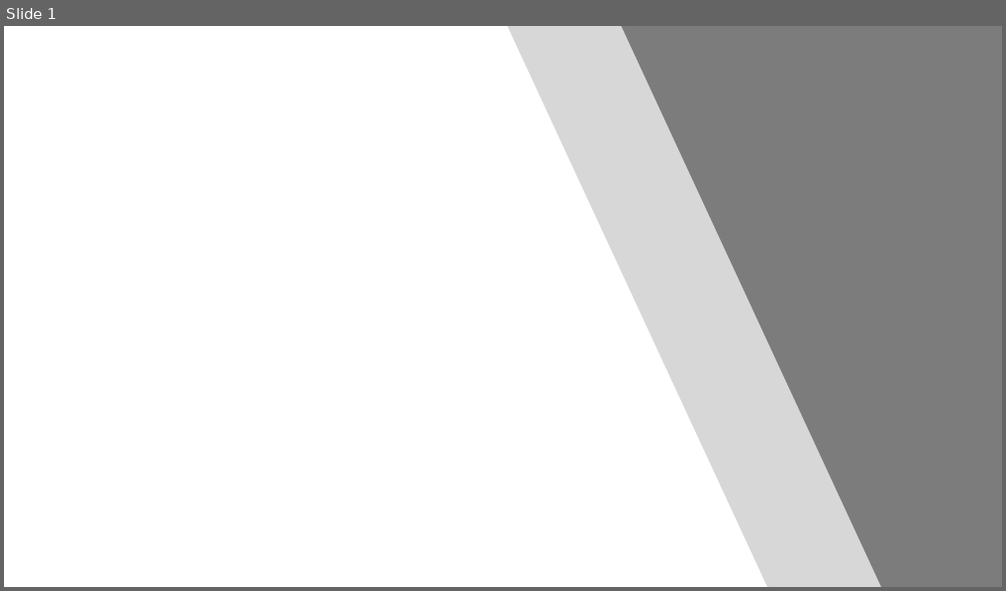
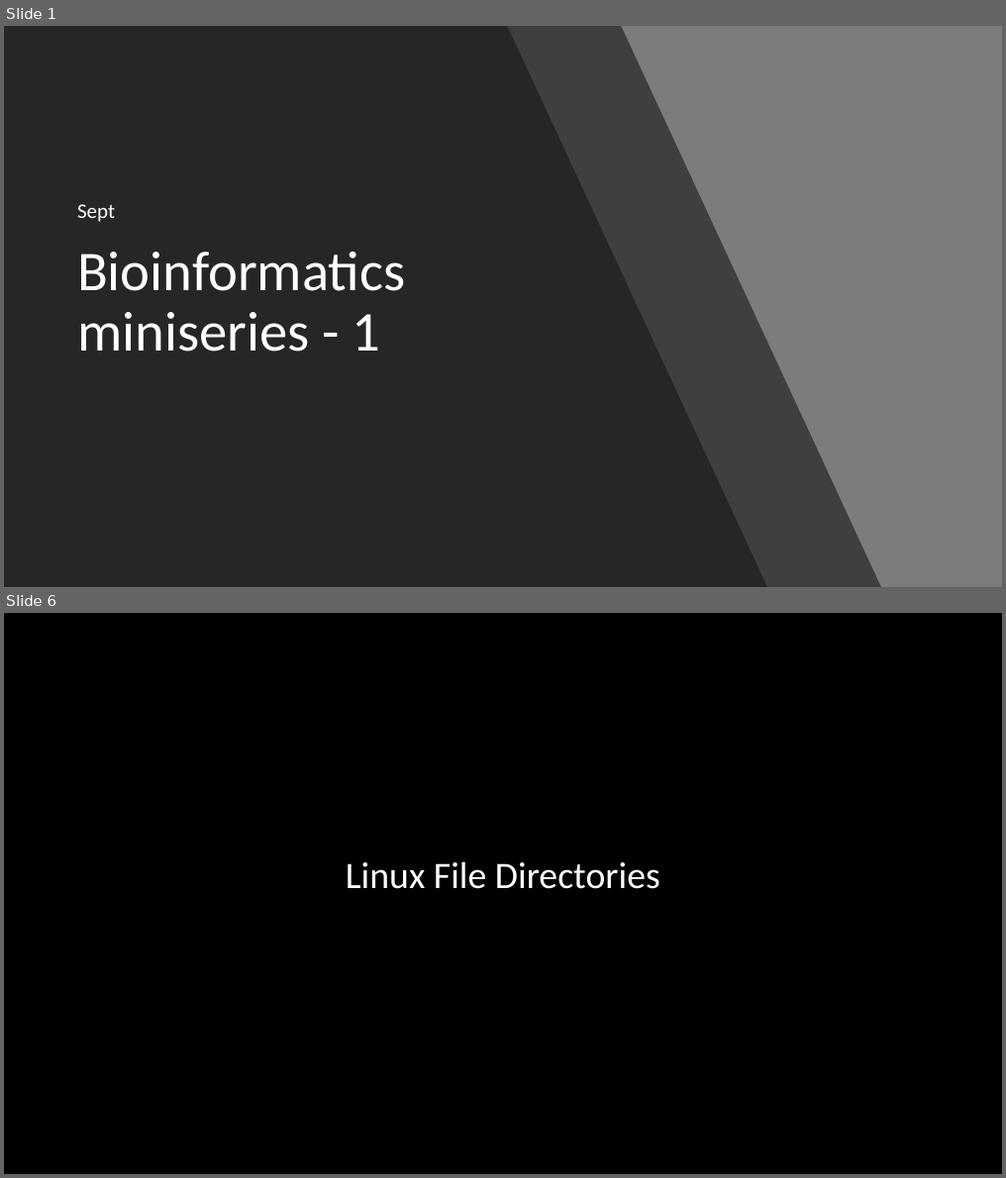
Before and after one commit to lixiaopi1985/Bioinformatics_miniseries, a slide deck: p1_linux/workshop1-linux_basic.pptx. Shown one above the other, each under a label of ours: slide 1 before the commit, slides 1 and 6 after it; the slides between them are not shown. The pictures are 1006x591 and 1006x1178 pixels, drawn with LibreOffice and Linux fonts; fonts in the diff are those of the drawing. Boxes give left, top, right and bottom in pixels: in the first picture for what was removed or moved away, otherwise in the second. Text is boxed around its words. In the diff, an @@ line names an element or a change of style, - is before the commit and + after.

```diff
--- a/p1_linux/workshop1-linux_basic.pptx
+++ b/p1_linux/workshop1-linux_basic.pptx
@@ slide 6 added at (4,613,1002,1174), background #000000 @@
@@ title added at (346,861,660,889), 36 pt, text #FFFFFF @@
+Linux File Directories
@@ slide 1 changed as well @@
@@ freeform shape at (4,26,767,587): fill #FFFFFF to #262626 @@
@@ freeform shape at (106,26,881,587): fill #FFFFFF at 70% opacity to #262626 at 70% opacity; outline redrawn @@
@@ subtitle added at (77,204,115,222), 20 pt, text #FFFFFF @@
+Sept
@@ title added at (77,252,405,352), 54 pt, text #FFFFFF @@
+Bioinformatics miniseries - 1
```
Also in this commit, not shown: 4 other slides changed, 48 other slides added, 5 slides removed.
